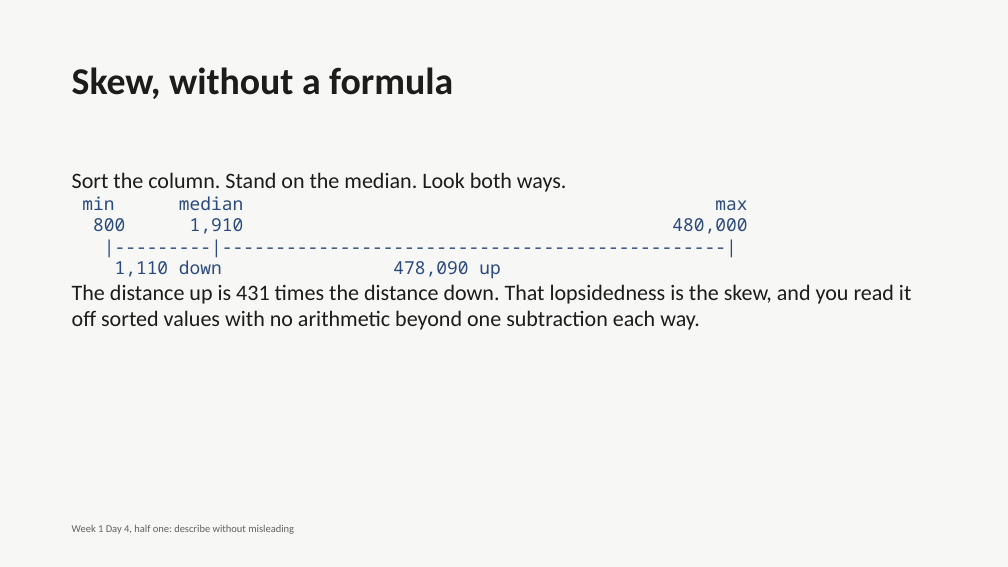
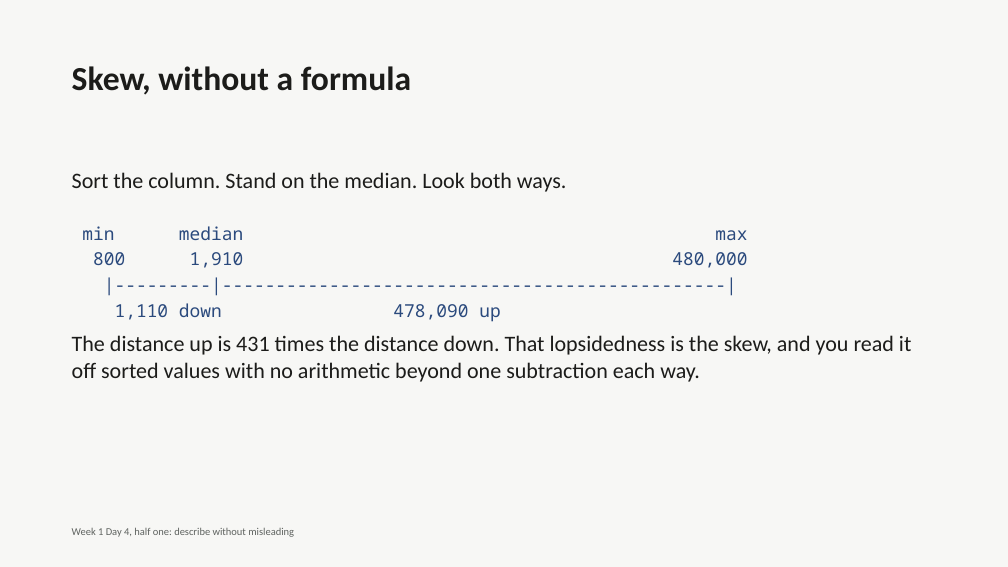
Before and after one commit to fde-academy-lab/c2-content-factory, a slide deck: slide 33 of content/W01/D4/C2_W01_D04_deck_half1_STUDENT.pptx (slide 27 before the commit). Drawn at 1008x567 pixels with LibreOffice and Linux fonts; fonts in the diff are those of the drawing. Boxes give left, top, right and bottom in pixels: in the first picture for what was removed or moved away, otherwise in the second. Text is boxed around its words. In the diff, an @@ line names an element or a change of style, - is before the commit and + after.

```diff
--- a/content/W01/D4/C2_W01_D04_deck_half1_STUDENT.pptx
+++ b/content/W01/D4/C2_W01_D04_deck_half1_STUDENT.pptx
@@ text "Skew, without a formula" at [72, 66, 411, 95]: size 36 to 32 pt @@
@@ text at [72, 172, 747, 279]: paragraphs removed @@
-Sort the column. Stand on the median. Look both ways.
-min median max
-800 1,910 480,000
-|---------|-----------------------------------------------|
-1,110 down 478,090 up
@@ text added at [82, 226, 747, 322], 17 pt, text #2B4A7D @@
+min median max
+800 1,910 480,000
+|---------|-----------------------------------------------|
+1,110 down 478,090 up
@@ text "The distance up is 431 ...": place and size @@
-text "The distance up is 431 ..." at [72, 172, 911, 330]
+text "The distance up is 431 ..." at [72, 335, 911, 382]
@@ text "The distance up is 431 ..." at [72, 335, 911, 382]: more space between paragraphs @@
```
Also in this commit, not shown: 31 other slides changed, 15 slides added, 4 other files.
